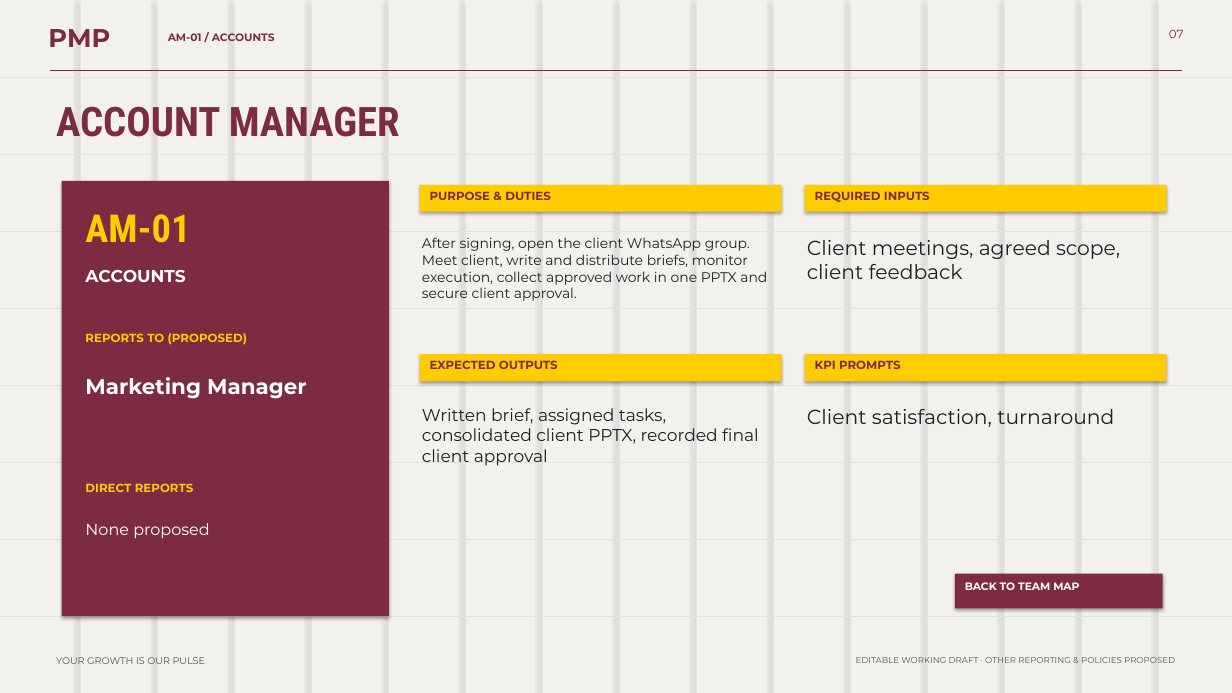
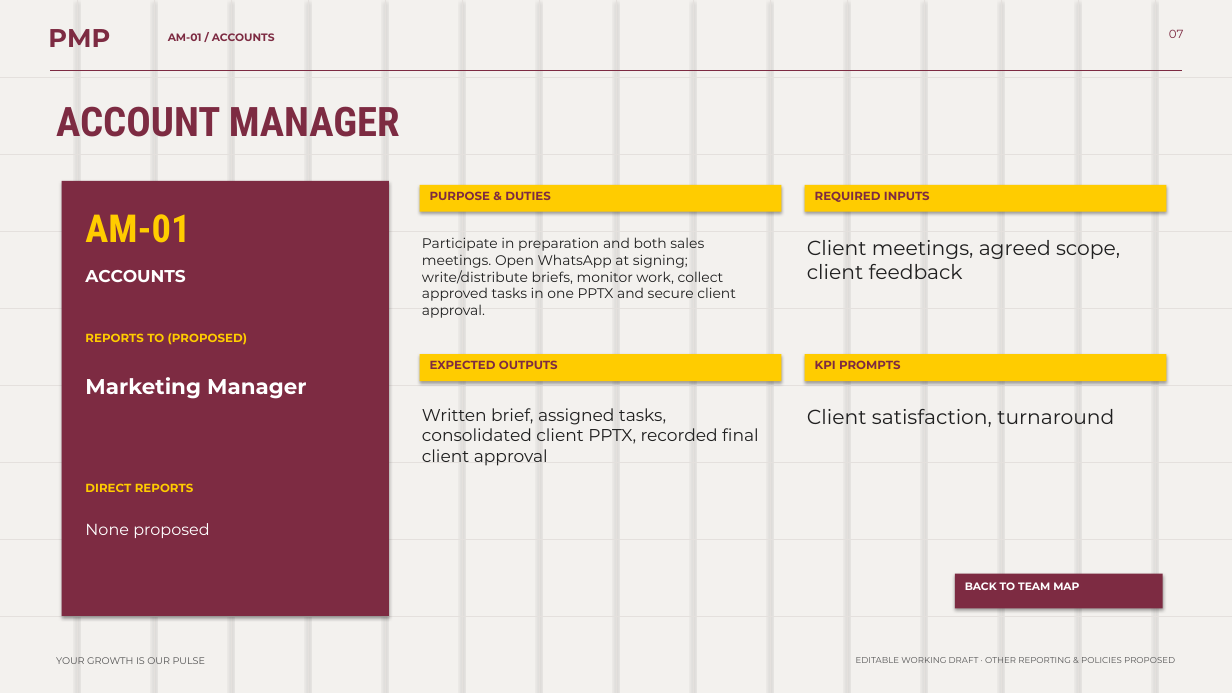
Before and after one commit to bassmasherif888-maker/PMP-Growth-Agency-, a slide deck: slide 7 of presentations/PMP-Growth-OS-Editable.pptx. Drawn at 1232x693 pixels with LibreOffice and Linux fonts; fonts in the diff are those of the drawing. Boxes give left, top, right and bottom in pixels: in the first picture for what was removed or moved away, otherwise in the second. Text is boxed around its words. In the diff, an @@ line names an element or a change of style, - is before the commit and + after.

```diff
--- a/presentations/PMP-Growth-OS-Editable.pptx
+++ b/presentations/PMP-Growth-OS-Editable.pptx
@@ text at box(422, 237, 736, 318): text changed @@
-After signing, open the client WhatsApp group. Meet client, write and distribute briefs, monitor execution, collect approved work in one PPTX and secure client approval.
+Participate in preparation and both sales meetings. Open WhatsApp at signing; write/distribute briefs, monitor work, collect approved tasks in one PPTX and secure client approval.
```
Also in this commit, not shown: 24 other slides changed, 14 other files.
